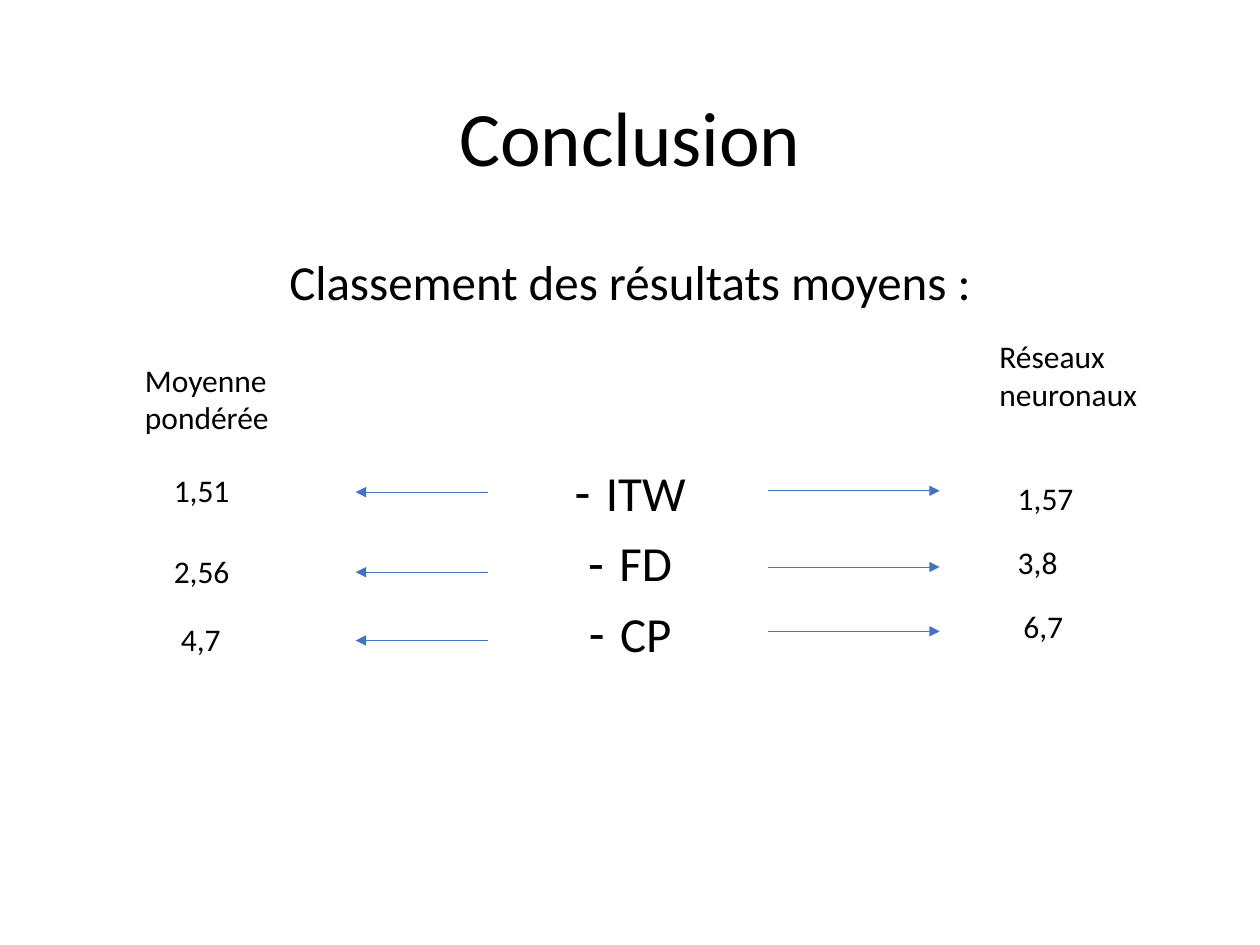
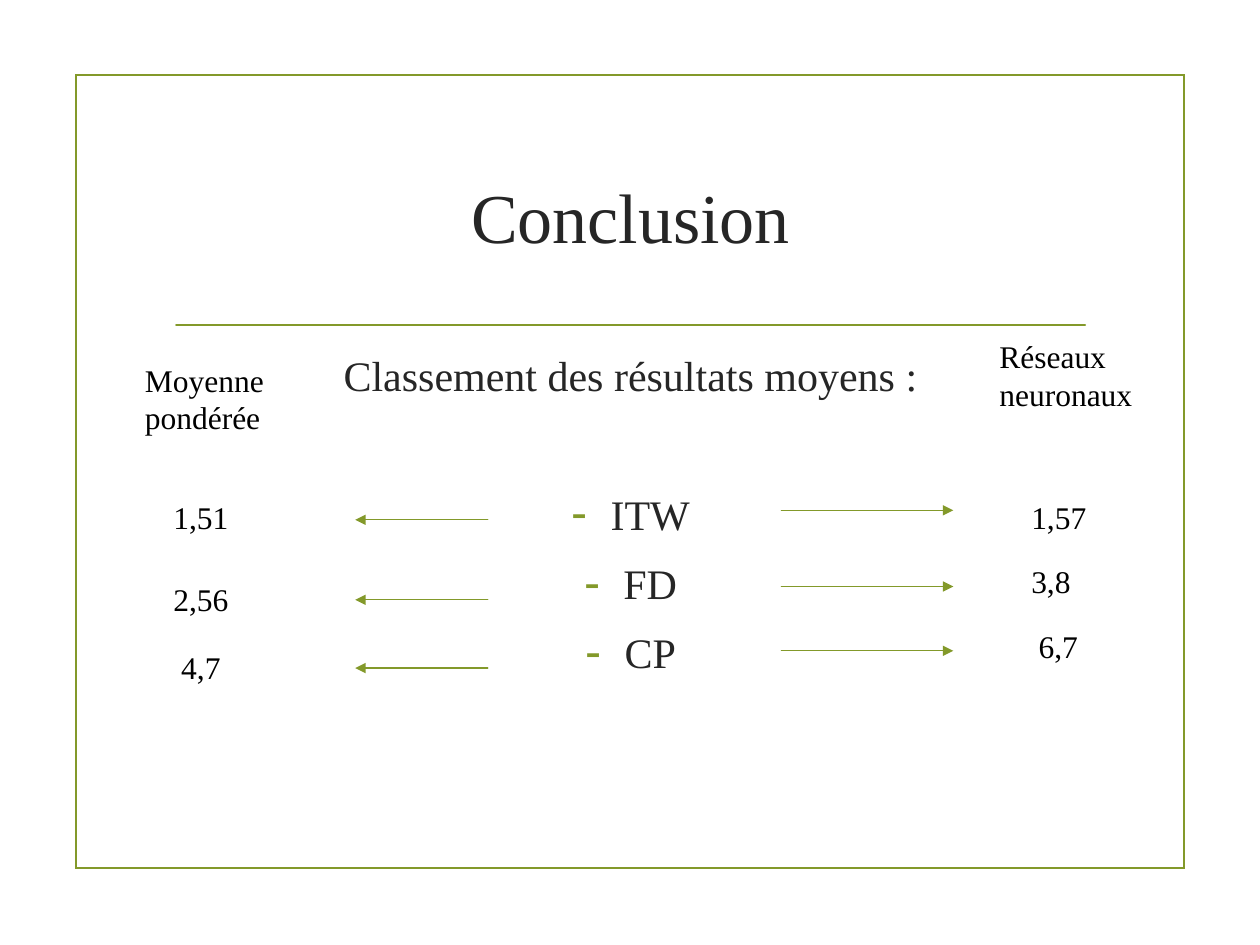
Before and after one commit to staufga0/DM_Project, a slide deck: slide 30 of Data Mining Presentation.pptm. Drawn at 1260x945 pixels with LibreOffice and Linux fonts; fonts in the diff are those of the drawing; background and template pictures are left out. Boxes give left, top, right and bottom in pixels: in the first picture for what was removed or moved away, otherwise in the second. Text is boxed around its words. In the diff, an @@ line names an element or a change of style, - is before the commit and + after.

```diff
--- a/Data Mining Presentation.pptm
+++ b/Data Mining Presentation.pptm
@@ rectangle added at [77, 74, 1184, 868], outline #83992A 1.25 pt @@
@@ title "Conclusion": place and size @@
-title "Conclusion" at [459, 112, 800, 167]
+title "Conclusion" at [471, 194, 789, 244]
@@ title "Conclusion" at [471, 194, 789, 244]: size 44 to 40 pt, font Calibri to Times New Roman, text colour #000000 to #262626; line spacing 0.9 to 1 @@
@@ line added from (176, 325) to (1085, 325), #83992A 1.25 pt @@
@@ text "Classement des résultats moyens :": place and size @@
-text "Classement des résultats moyens :" at [289, 266, 946, 653]
+text "Classement des résultats moyens :" at [344, 361, 895, 669]
@@ text "Classement des résultats moyens :" at [344, 361, 895, 669]: size 28 to 24 pt, font Calibri to Times New Roman, text colour #000000 to #262626; line spacing 0.9 to 1; indent changed @@
@@ 3 texts, 1 arrow: place and size @@
-3 texts, 1 arrow at [174, 481, 489, 655]
+3 texts, 1 arrow at [173, 508, 488, 684]
@@ arrow (488, 520) - (355, 520): stroke #4472C4 0.5 pt to #83992A 0.75 pt @@
@@ arrow (781, 510) - (954, 510): stroke #4472C4 0.5 pt to #83992A 0.75 pt @@
@@ arrow (781, 586) - (954, 586): stroke #4472C4 0.5 pt to #83992A 0.75 pt @@
@@ arrow moved from (489, 572) - (355, 572) to (488, 600) - (355, 600) @@
@@ arrow (488, 600) - (355, 600): stroke #4472C4 0.5 pt to #83992A 0.75 pt @@
@@ font Calibri to Times New Roman in 8 elements at [145, 371, 264, 436], [999, 346, 1132, 407], [173, 508, 228, 534], [173, 590, 228, 616], [181, 658, 220, 684], [1031, 508, 1086, 534], [1031, 572, 1070, 598], [1039, 637, 1078, 663] @@
@@ 3 texts, 3 arrows: place and size @@
-3 texts, 3 arrows at [767, 489, 1074, 642]
+3 texts, 3 arrows at [781, 508, 1086, 663]
@@ arrow (781, 651) - (954, 651): stroke #4472C4 0.5 pt to #83992A 0.75 pt @@
@@ arrow moved from (489, 640) - (355, 640) to (488, 668) - (355, 668) @@
@@ arrow (488, 668) - (355, 668): stroke #4472C4 0.5 pt to #83992A 0.75 pt @@
```
Also in this commit, not shown: 27 other slides changed, 6 slides added, 6 slides removed.
